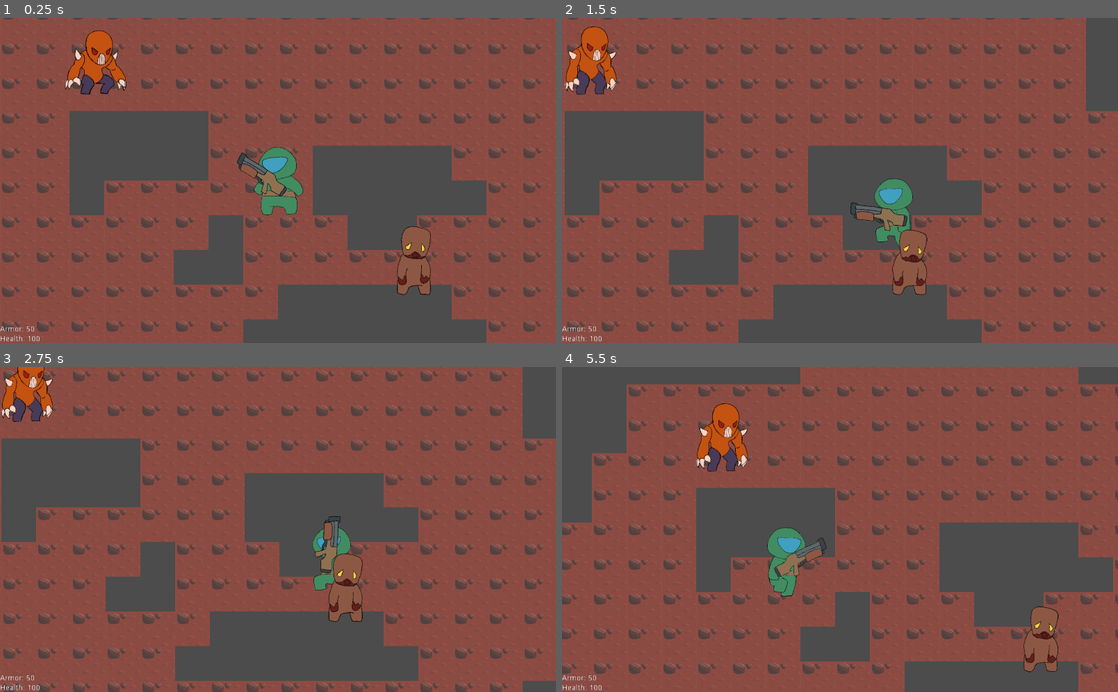
Above: before the commit, frames 1-4 (two rows, left to right).
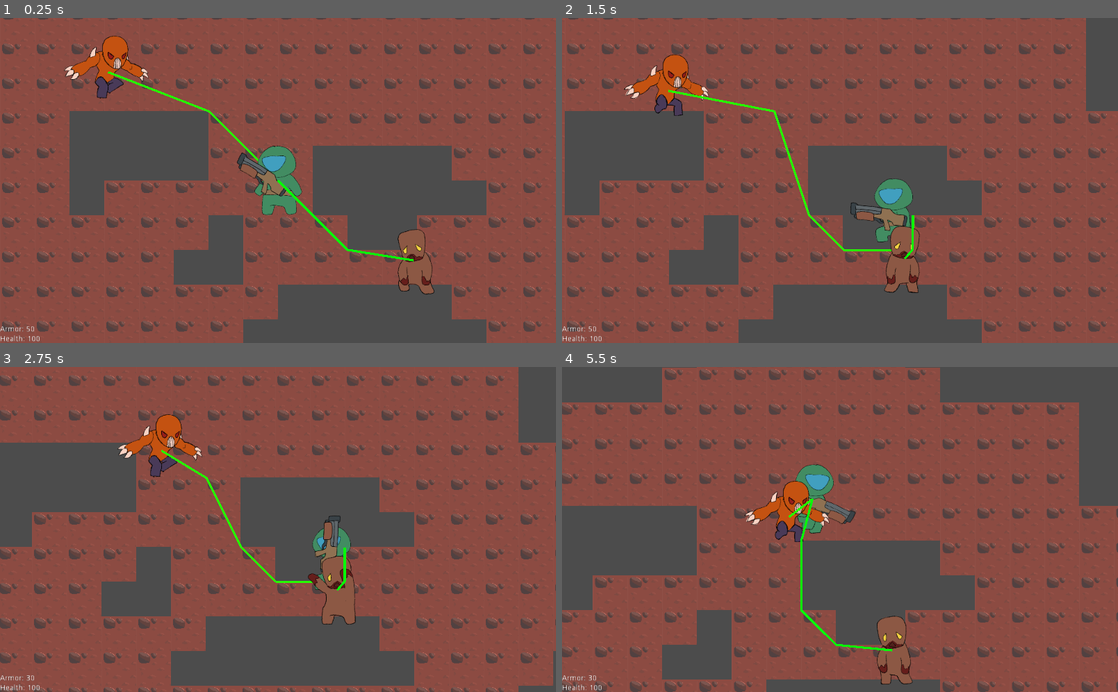
Above: after the commit, the same moments.

Repository: kodumen/de_2d
Game: Godot game, scene res://TestScene/TestScene.tscn
Same seed, same stepped clock (60 frames per second), same inputs: the game is played once before the commit and once after it.
Inputs (mouse positions are in pixels of both pictures, inside the frame that each line leads up to):
- Up to frame 1 (0.25 s): no input
- Up to frame 2 (1.5 s): move the mouse to (962, 164) at 0.52 s; hold D (player_move_right) 0.53-1.28 s; click (962, 164) at 0.6 s; move the mouse to (728, 196) at 1.27 s; hold S (player_move_down) from 1.28 s (still down); click (728, 196) at 1.35 s
- Up to frame 3 (2.75 s): move the mouse to (333, 458) at 2.02 s; release S (player_move_down) at 2.03 s; hold D (player_move_right) from 2.03 s (still down); click (333, 458) at 2.1 s
- Up to frame 4 (5.5 s): move the mouse to (812, 594) at 2.77 s; release D (player_move_right) at 2.78 s; hold W (player_move_up) 2.78-3.53 s; click (812, 594) at 2.85 s; move the mouse to (1006, 578) at 3.52 s; hold A (player_move_left) 3.53-5.03 s; click (1006, 578) at 3.6 s; move the mouse to (673, 480) at 4.27 s; click (673, 480) at 4.35 s; move the mouse to (867, 529) at 5.02 s; hold S (player_move_down) from 5.03 s (still down); click (867, 529) at 5.1 s

The runs differ from the first frame. In frame 1, 2.6% of the frame differs, in the area x 11-79%, y 3-86%; in frame 2, 3.5%; in frame 3, 17%; in frame 4, 49%, in the area x 0-100%, y 0-100%.
Error in both runs: Trying to assign value of type 'Node' to a variable of type 'Node2D'. (res://Shotgun/Shotgun.gd:15)

Commit message:
WIP: More refactoring
Renamed player signals for consistency with the enemy states.

Diff:
--- a/HUD/HUD.gd
+++ b/HUD/HUD.gd
@@ -12,17 +12,23 @@
 func _ready():
 	if (player_path):
 		player = get_node(player_path)
+	else:
+		player = DependencyInjector.player
+
+	if player:
 		_update_hud()
+		player.connect("state_dead", self, "_on_Player_state_dead")
+		player.connect("state_hit", self, "_on_Player_state_hit")
 
 
-func _on_Player_player_hit():
+func _on_Player_state_hit():
 	_update_hud()
+
 
 func _update_hud():
 	healthLabel.text = "Health: " + str(player.health)
 	armorLabel.text = "Armor: " + str(player.armor)
 
 
-
-func _on_Player_player_dead():
+func _on_Player_state_dead():
 	gameOver.visible = true
--- a/Imp/Imp.tscn
+++ b/Imp/Imp.tscn
@@ -25,9 +25,6 @@
 "speed": 8.0
 } ]
 
-[sub_resource type="CircleShape2D" id=3]
-radius = 300.0
-
 [sub_resource type="Curve" id=4]
 _data = [ Vector2( 0.498471, 1 ), 0.0, 0.0, 0, 0 ]
 
@@ -40,18 +37,11 @@
 [node name="AnimatedSprite" type="AnimatedSprite" parent="."]
 position = Vector2( 0, -13 )
 frames = SubResource( 2 )
+frame = 1
 playing = true
 script = ExtResource( 8 )
-
-[node name="RangedAttackZone" type="Area2D" parent="."]
-
-[node name="CollisionShape2D" type="CollisionShape2D" parent="RangedAttackZone"]
-shape = SubResource( 3 )
 
 [node name="Line2D" type="Line2D" parent="."]
 width = 4.0
 width_curve = SubResource( 4 )
 default_color = Color( 0.14902, 1, 0, 1 )
-
-[connection signal="body_entered" from="RangedAttackZone" to="." method="_on_RangedAttackZone_body_entered"]
-[connection signal="body_exited" from="RangedAttackZone" to="." method="_on_RangedAttackZone_body_exited"]
--- a/Player/AnimatedSprite.gd
+++ b/Player/AnimatedSprite.gd
@@ -1,18 +1,18 @@
 extends AnimatedSprite
 
 
-func _on_Player_player_motion(velocity):
+func _on_Player_state_dead():
+	play("dead")
+
+
+func _on_Player_state_idle():
+	play("default")
+
+
+func _on_Player_state_motion(velocity):
 	if (velocity.x > 0 and not flip_h) or (velocity.x < 0 and flip_h):
 		play("move")
 	elif (velocity.x < 0 and not flip_h) or (velocity.x > 0 and flip_h):
 		play("move_reversed")
 	elif (velocity.y != 0):
 		play("move")
-
-
-func _on_Player_player_idle():
-	play("default")
-
-
-func _on_Player_player_dead():
-	play("dead")
--- a/Player/Player.gd
+++ b/Player/Player.gd
@@ -15,16 +15,17 @@
 
 var state = STATE.IDLE
 
-signal player_motion(velocity)
-signal player_idle
-signal player_hit
-signal player_dead
+signal state_motion(velocity)
+signal state_idle
+signal state_hit
+signal state_dead
 
 func _process(_delta):
-	if (state == STATE.DEAD):
+	if state == STATE.DEAD:
 		return
 
 	animatedSprite.flip_h = get_local_mouse_position().x <= 0
+
 
 func _physics_process(delta):
 	if (state == STATE.DEAD):
@@ -48,12 +49,13 @@
 
 	if (velocity.length() > 0):
 		state = STATE.MOVING
-		emit_signal("player_motion", velocity)
+		emit_signal("state_motion", velocity)
 	else:
 		state = STATE.IDLE
-		emit_signal("player_idle")
+		emit_signal("state_idle")
 
 	move_and_collide(velocity)
+
 
 func hit(damage):
 	armor -= damage
@@ -63,8 +65,9 @@
 		health = max(health, 0)
 		armor = 0
 
-	emit_signal("player_hit")
+	emit_signal("state_hit")
 
 	if (health == 0):
+		print_debug("%s is dead!" % name)
 		state = STATE.DEAD
-		emit_signal("player_dead")
+		emit_signal("state_dead")
--- a/Player/Player.tscn
+++ b/Player/Player.tscn
@@ -25,15 +25,15 @@
 "name": "default",
 "speed": 4.0
 }, {
+"frames": [ ExtResource( 5 ), ExtResource( 6 ), ExtResource( 4 ), ExtResource( 7 ) ],
+"loop": true,
+"name": "move_reversed",
+"speed": 10.0
+}, {
 "frames": [ ExtResource( 15 ), ExtResource( 13 ), ExtResource( 14 ), ExtResource( 12 ), ExtResource( 11 ), ExtResource( 10 ), ExtResource( 9 ) ],
 "loop": false,
 "name": "dead",
 "speed": 5.0
-}, {
-"frames": [ ExtResource( 5 ), ExtResource( 6 ), ExtResource( 4 ), ExtResource( 7 ) ],
-"loop": true,
-"name": "move_reversed",
-"speed": 10.0
 }, {
 "frames": [ ExtResource( 7 ), ExtResource( 4 ), ExtResource( 6 ), ExtResource( 5 ) ],
 "loop": true,
@@ -55,7 +55,6 @@
 
 [node name="AnimatedSprite" type="AnimatedSprite" parent="."]
 frames = SubResource( 1 )
-frame = 1
 playing = true
 script = ExtResource( 8 )
 
@@ -69,7 +68,7 @@
 [node name="Shotgun" parent="Weapon" instance=ExtResource( 16 )]
 position = Vector2( 30.7013, 4.00452 )
 
-[connection signal="player_dead" from="." to="AnimatedSprite" method="_on_Player_player_dead"]
-[connection signal="player_dead" from="." to="Weapon" method="_on_Player_player_dead"]
-[connection signal="player_idle" from="." to="AnimatedSprite" method="_on_Player_player_idle"]
-[connection signal="player_motion" from="." to="AnimatedSprite" method="_on_Player_player_motion"]
+[connection signal="state_dead" from="." to="AnimatedSprite" method="_on_Player_state_dead"]
+[connection signal="state_dead" from="." to="Weapon" method="_on_Player_state_dead"]
+[connection signal="state_idle" from="." to="AnimatedSprite" method="_on_Player_state_idle"]
+[connection signal="state_motion" from="." to="AnimatedSprite" method="_on_Player_state_motion"]
--- a/Player/Weapon.gd
+++ b/Player/Weapon.gd
@@ -27,5 +27,5 @@
 		activeWeapon.fire()
 
 
-func _on_Player_player_dead():
+func _on_Player_state_dead():
 	visible = false
--- a/TestScene/TestScene.tscn
+++ b/TestScene/TestScene.tscn
@@ -25,14 +25,9 @@
 
 [node name="Zombie" parent="World" instance=ExtResource( 2 )]
 position = Vector2( 252.269, 147.998 )
-target_player = false
 
 [node name="Imp" parent="World" instance=ExtResource( 5 )]
 position = Vector2( -334.677, -208.542 )
-target_player = false
 
 [node name="HUD" parent="." instance=ExtResource( 3 )]
 player_path = NodePath("../World/Player")
-
-[connection signal="player_dead" from="World/Player" to="HUD" method="_on_Player_player_dead"]
-[connection signal="player_hit" from="World/Player" to="HUD" method="_on_Player_player_hit"]
--- a/Zombie/AttackTimer.gd
+++ b/Zombie/AttackTimer.gd
@@ -1,24 +1,28 @@
 extends Timer
 
 
-onready var zombie = $"./../"
+onready var zombie = get_parent()
 
 var target
-
-func _on_Zombie_zombie_attack(_target):
-	target = _target
-	start()
 
 func _on_AttackTimer_timeout():
 	if (target != null):
 		target.hit(zombie.attack)
 
-func _on_Zombie_zombie_motion(_velocity):
-	stopAttack()
-
-func _on_Zombie_zombie_idle():
-	stopAttack()
 
 func stopAttack():
 	target = null
 	stop()
+
+
+func _on_Zombie_state_attacking(target_node):
+	target = target_node
+	start()
+
+
+func _on_Zombie_state_moving(_velocity):
+	stopAttack()
+
+
+func _on_Zombie_state_idle():
+	stopAttack()
--- a/Zombie/Zombie.gd
+++ b/Zombie/Zombie.gd
@@ -24,19 +24,15 @@
 
 
 func _on_AttackZone_body_entered(body: Node2D):
-	if (body.is_in_group("Player")):
+	if (body == target):
 		print_debug(name + " attacks!")
-		state = STATE.ATTACKING
-		emit_signal("zombie_attack", body)
+		set_state(STATE.ATTACKING)
+		emit_signal("state_attacking", body)
 
 func _on_AttackZone_body_exited(body):
-	if (body.is_in_group("Player")):
+	if (body == target):
 		print_debug(name + " stops attacking!")
 		state = STATE.MOVING
-
-func _on_Player_player_dead():
-	state = STATE.IDLE
-	emit_signal("zombie_idle")
 
 func _on_Zombie_zombie_dead():
 	$MovementCollision.set_deferred("disabled", true)
--- a/Zombie/Zombie.tscn
+++ b/Zombie/Zombie.tscn
@@ -74,6 +74,7 @@
 
 [node name="AnimatedSprite" type="AnimatedSprite" parent="."]
 frames = SubResource( 3 )
+frame = 1
 playing = true
 script = ExtResource( 8 )
 
@@ -92,6 +93,9 @@
 width_curve = SubResource( 5 )
 default_color = Color( 0.0235294, 1, 0.0392157, 1 )
 
+[connection signal="state_attacking" from="." to="AttackTimer" method="_on_Zombie_state_attacking"]
+[connection signal="state_idle" from="." to="AttackTimer" method="_on_Zombie_state_idle"]
+[connection signal="state_moving" from="." to="AttackTimer" method="_on_Zombie_state_moving"]
 [connection signal="body_entered" from="AttackZone" to="." method="_on_AttackZone_body_entered"]
 [connection signal="body_exited" from="AttackZone" to="." method="_on_AttackZone_body_exited"]
 [connection signal="timeout" from="AttackTimer" to="AttackTimer" method="_on_AttackTimer_timeout"]
--- a/common/Enemy/Enemy.gd
+++ b/common/Enemy/Enemy.gd
@@ -29,7 +29,7 @@
 
 signal state_idle
 signal state_moving(velocity)
-signal state_attacking
+signal state_attacking(target)
 signal state_dead
 
 
@@ -52,15 +52,19 @@
 	# Connect animated_sprite listeners
 	if animated_sprite:
 		var listeners = {
-			"state_moving": "_on_Enemy_state_moving"
+			"state_idle": "_on_Enemy_state_idle",
+			"state_moving": "_on_Enemy_state_moving",
+			"state_attacking": "_on_Enemy_state_attacking"
 		}
 		for enemy_signal in listeners:
 			if animated_sprite.has_method(listeners[enemy_signal]):
 				connect(enemy_signal, animated_sprite, listeners[enemy_signal])
 
+	# Should we add another ready hook (e.g. _enemy_ready_final())?
 
-# Initializer function for the enemy class. This is called before _ready().
-# Feel free to override this.
+
+# Initializer function for the enemy class. This is called at the very start of
+# _ready(). Feel free to override this.
 func _enemy_ready():
 	pass
 
@@ -88,6 +92,10 @@
 	set_state(STATE.MOVING)
 	print_debug("%s is targeting %s!" % [name, target.name])
 
+	# Hard-code signal bindings to the player for convenience (??).
+	if target.is_in_group("Player"):
+		target.connect("state_dead", self, "_on_target_state_dead")
+
 
 func set_state(value:int):
 	state = value
@@ -99,7 +107,7 @@
 
 # Find the path to the target position and return the nearest stop.
 func find_next_stop(target_position) -> Vector2:
-	var path = nav_2d.get_simple_path(global_position, target.global_position)
+	var path = nav_2d.get_simple_path(global_position, target_position)
 
 	# Draw the path for debugging purposes.
 	if path_line:
@@ -108,7 +116,11 @@
 			localized_path.append(path[path_index] - global_position)
 		path_line.points = localized_path
 
-	if (path.size() >= 2):
+	if path.size() >= 2:
 		return path[1]
 
 	return global_position
+
+
+func _on_target_state_dead():
+	set_state(STATE.IDLE)
--- a/common/Enemy/EnemyAnimatedSprite.gd
+++ b/common/Enemy/EnemyAnimatedSprite.gd
@@ -4,3 +4,12 @@
 func _on_Enemy_state_moving(velocity):
 	flip_h = velocity.x < 0
 	play("move")
+
+
+func _on_Enemy_state_attacking(_target):
+	flip_h = _target.global_position.x < global_position.x
+	play("attack")
+
+
+func _on_Enemy_state_idle():
+	play("default")
Not shown: 1 places in Imp/Imp.tscn that only renumber resources
